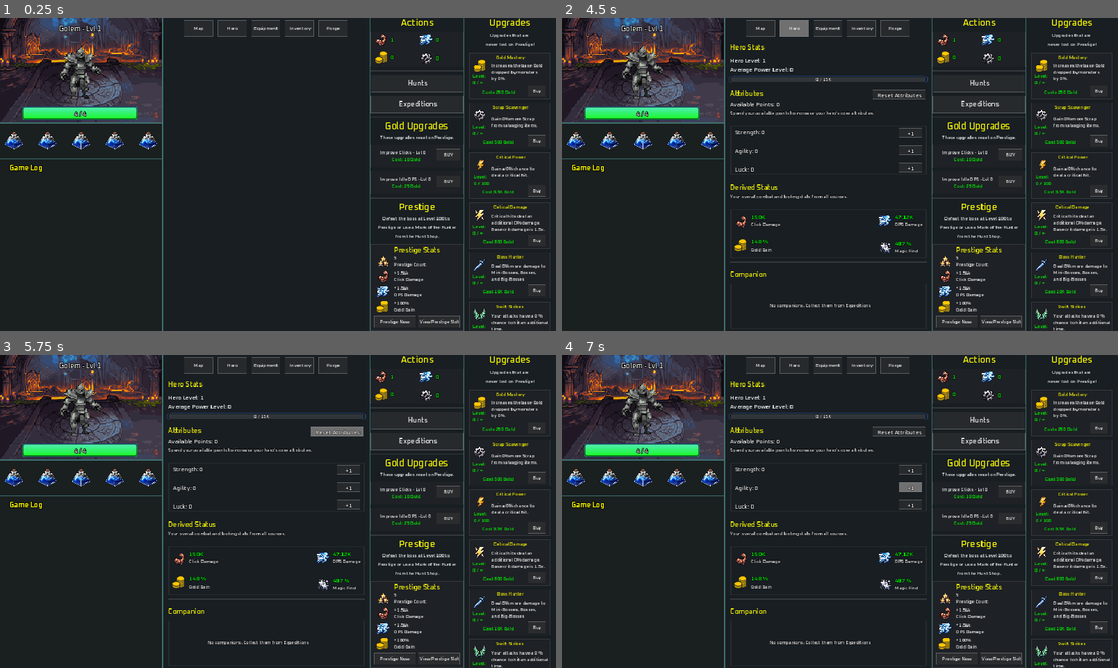
Above: before the commit, frames 1-4 (two rows, left to right).
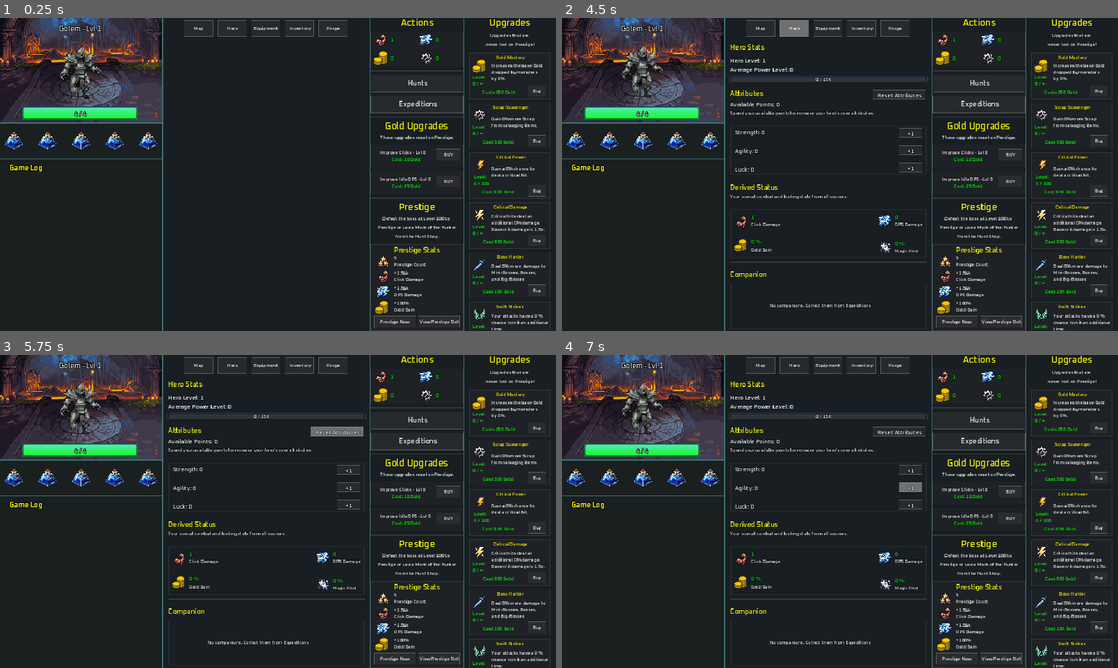
Above: after the commit, the same moments.

Repository: diemissonlima/idle_adventure
Game: Godot game, scene res://scenes/main_scene.tscn
Same seed, same stepped clock (60 frames per second), same inputs: the game is played once before the commit and once after it. The project has no main scene, so this scene is started directly.
Inputs:
- Up to frame 1 (0.25 s): no input
- Up to frame 2 (4.5 s): click "Equipment" at 0.5 s; click "BUY" at 1.25 s; click "BUY" at 2 s; click "Buy" at 2.75 s; click "Map" at 3.5 s; click "Hero" at 4.25 s
- Up to frame 3 (5.75 s): click "Reset Attributes" at 5 s
- Up to frame 4 (7 s): click "+1" at 5.75 s; click "+1" at 6.5 s

The runs differ from the first frame. In frame 1, 0.2% of the frame differs, in the area x 67-88%, y 10-95%; in frame 2, 0.2%, in the area x 34-88%, y 10-95%; in frame 3, 0.2%; in frame 4, 0.2%.

Commit message:
container 2 stats
finalizado container de stas

Diff:
--- a/scenes/main_scene.tscn
+++ b/scenes/main_scene.tscn
@@ -1253,6 +1253,8 @@
 text = "No companions. Collect them from Expeditions"
 label_settings = SubResource("LabelSettings_1m0og")
 
+[node name="Equipment" type="Node2D" parent="Container2"]
+
 [node name="Container3" type="TextureRect" parent="."]
 custom_minimum_size = Vector2(78, 270)
 layout_mode = 1
@@ -1313,12 +1315,12 @@
 vertical_alignment = 1
 
 [node name="IconGold" type="TextureRect" parent="Container3/VBoxContainer/Info"]
-custom_minimum_size = Vector2(10, 10)
-layout_mode = 0
-offset_left = 4.0
+custom_minimum_size = Vector2(11, 11)
+layout_mode = 0
+offset_left = 3.0
 offset_top = 17.0
 offset_right = 14.0
-offset_bottom = 27.0
+offset_bottom = 28.0
 texture = ExtResource("24_u7a4l")
 expand_mode = 1
 
@@ -1734,12 +1736,12 @@
 vertical_alignment = 1
 
 [node name="IconGold" type="TextureRect" parent="Container3/VBoxContainer/Info2"]
-custom_minimum_size = Vector2(10, 10)
-layout_mode = 1
-offset_left = 5.0
+custom_minimum_size = Vector2(11, 11)
+layout_mode = 1
+offset_left = 4.0
 offset_top = 49.0
 offset_right = 15.0
-offset_bottom = 59.0
+offset_bottom = 60.0
 texture = ExtResource("24_u7a4l")
 expand_mode = 1
 
@@ -1913,12 +1915,12 @@
 expand_mode = 1
 
 [node name="Icon" type="TextureRect" parent="Container4/VBoxContainer/ScrollContainer/VBoxContainer/GoldMastery"]
-custom_minimum_size = Vector2(10, 10)
-layout_mode = 0
-offset_left = 4.0
+custom_minimum_size = Vector2(11, 11)
+layout_mode = 0
+offset_left = 3.0
 offset_top = 6.0
 offset_right = 14.0
-offset_bottom = 16.0
+offset_bottom = 17.0
 texture = ExtResource("24_u7a4l")
 expand_mode = 1
 
--- a/scripts/derived_status.gd
+++ b/scripts/derived_status.gd
@@ -9,6 +9,10 @@
 
 
 func _ready() -> void:
+	update_label("IconClick")
+	update_label("IconGold")
+	update_label("IconMagicFind")
+	update_label("IconDPS")
 	connect_signal()
 
 
@@ -79,7 +83,7 @@
 				"From Agility: + " + str(Player.agility * 10)
 			)
 			icon_dps.get_node("Info/VBoxContainer/AgilityPercent").text = (
-				"From Agility: + " + str(Player.agility * 0.8)
+				"From Agility: + " + str(Player.agility * 0.8) + " %"
 			)
 			icon_dps.get_node("Info/VBoxContainer/GoldUpgradeFlat").text = (
 				"From Gold Upgrade: + " + str(World.dps_damage_level * 10)
--- a/scripts/main_scene.gd
+++ b/scripts/main_scene.gd
@@ -58,6 +58,7 @@
 		Player.improve_damage("dps", "gold_upgrade")
 
 	update_label()
+	get_tree().call_group("derived_status", "update_label", "IconDPS")
 
 
 func _on_max_click_pressed() -> void:
@@ -65,6 +66,7 @@
 		Player.improve_damage("click", "gold_upgrade")
 
 	update_label()
+	get_tree().call_group("derived_status", "update_label", "IconClick")
 
 
 func _on_battlefield_mouse_entered() -> void:
--- a/scripts/stats_container.gd
+++ b/scripts/stats_container.gd
@@ -50,13 +50,17 @@
 		"Strength":
 			Player.strength += 1
 			Player.improve_damage("click", "stats_upgrade")
+			get_tree().call_group("derived_status", "update_label", "IconClick")
 
 		"Agility":
 			Player.agility += 1
 			Player.improve_damage("dps", "stats_upgrade")
+			get_tree().call_group("derived_status", "update_label", "IconDPS")
 
 		"Luck":
 			Player.luck += 1
+			get_tree().call_group("derived_status", "update_label", "IconGold")
+			get_tree().call_group("derived_status", "update_label", "IconMagicFind")
 
 	Player.available_stats_points -= 1
 	get_tree().call_group("main_scene", "update_label")
Binary file added: assets/icons/gold_coin.png
Not shown, added: assets/icons/gold_coin.png.import
